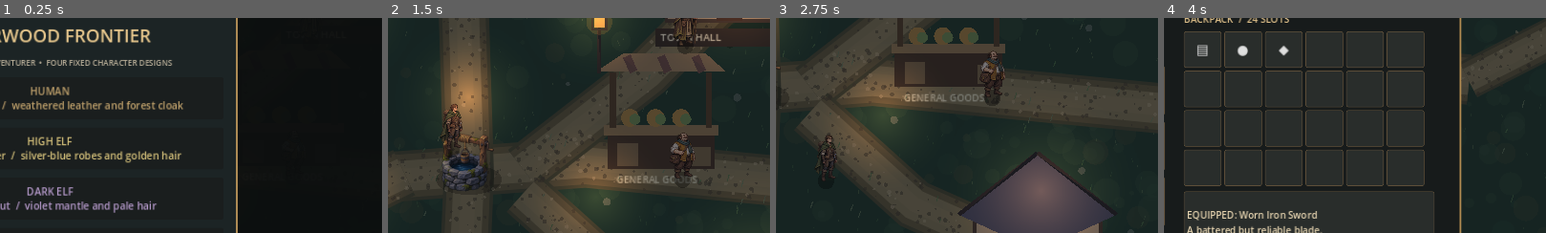
Above: before the commit, frames 1-4 (left to right).
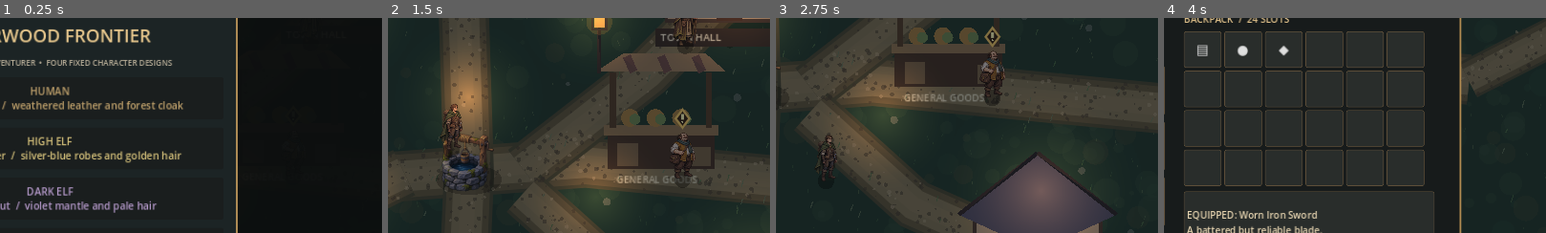
Above: after the commit, the same moments.

Repository: bhubler/elderwood-frontier-pc
Game: Godot game, scene res://scenes/world.tscn
Same seed, same stepped clock (60 frames per second), same inputs: the game is played once before the commit and once after it.
Inputs (mouse positions are % of the whole screen's width and height, from its top left):
- Up to frame 1 (0.25 s): no input
- Up to frame 2 (1.5 s): click "HUMAN Frontier traveler / wea…" at 0.5 s; tap Enter at 1.25 s; move the mouse to (72, 45) at 1.27 s; hold D from 1.28 s (still down); tap N at 1.35 s; click (72, 45) at 1.42 s
- Up to frame 3 (2.75 s): tap Space at 1.52, 2.27 s; move the mouse to (30, 55) at 2.02 s; release D at 2.03 s; hold S from 2.03 s (still down); tap Shift at 2.1 s
- Up to frame 4 (4 s): move the mouse to (60, 28) at 2.77 s; release S at 2.78 s; hold D 2.78-3.5 s; tap I at 2.85 s; click "⚔" at 3.5 s
The pictures show only the part of the screen within x 44-94%, y 20-70%; the shares and areas given below are measured in that part.

The runs differ from the first frame. In frame 2, 0.2% of the frame differs, in the area x 75-80%, y 41-52%; in frame 3, 0.2%; in frame 4, nothing differs.

Commit message:
Animate the Human sword swing, open Pinewood trails, and mark quest givers

Diff:
--- a/scripts/pinewood_forest.gd
+++ b/scripts/pinewood_forest.gd
@@ -65,20 +65,35 @@
 	swing_overlay.z_index = 11
 	swing_overlay.draw.connect(_draw_swing)
 	add_child(swing_overlay)
+	_place_trees()
+	_load_wilderness_art()
+	_spawn_wolf(Vector2(-357, 127), 0)
+	_spawn_wolf(Vector2(170, -250), 1)
+
+func _place_trees() -> void:
 	var rng := RandomNumberGenerator.new()
 	rng.seed = 41072
+	var candidates: Array[Vector2] = []
+	var clear_of_trails: Array[Vector2] = []
+	var overhanging_trails: Array[Vector2] = []
 	for i in range(390):
 		var p := Vector2(rng.randf_range(-875.0, 875.0), rng.randf_range(-585.0, 852.0))
 		if Layout.near_route(p, [ROAD], 91.0) or Layout.near_route(p, [CLEARING], 74.0):
 			continue
-		if p.distance_to(Vector2(170, -250)) < 93.0 or not Layout.has_trunk_clearance(p, trees):
+		if p.distance_to(Vector2(170, -250)) < 93.0 or not Layout.has_trunk_clearance(p, candidates):
 			continue
-		trees.append(p)
+		candidates.append(p)
+		# Tall canopy artwork rises above the trunk and can cover the road behind it.
+		var canopy := p + Vector2(0, -105)
+		if Layout.near_route(canopy, [ROAD], 126.0) or Layout.near_route(canopy, [CLEARING], 105.0):
+			overhanging_trails.append(p)
+		else:
+			clear_of_trails.append(p)
+	var ranked := clear_of_trails + overhanging_trails
+	trees.assign(ranked.slice(0, roundi(candidates.size() * 0.5)))
+	for p in trees:
 		WorldCollision.circle(self, "PineTrunk", p, 12.0)
 	trees.sort_custom(func(a: Vector2, b: Vector2) -> bool: return a.y < b.y)
-	_load_wilderness_art()
-	_spawn_wolf(Vector2(-357, 127), 0)
-	_spawn_wolf(Vector2(170, -250), 1)
 
 func _load_wilderness_art() -> void:
 	if ResourceLoader.exists(WildernessTerrain.TILESET_PATH):
@@ -171,7 +186,7 @@
 		var nearest := _nearby_wolf()
 		if nearest != null:
 			swing_direction = _player_feet().direction_to(nearest.position)
-	player.play_strike(swing_direction)
+	player.play_strike(swing_direction, true)
 
 func _player_feet() -> Vector2:
 	return to_local(player.global_position) + Vector2(0, 16)
@@ -381,7 +396,7 @@
 		var radius := lerpf(11.0, 4.0, cast_windup / CAST_WINDUP_TIME)
 		swing_overlay.draw_circle(orb, radius, Color(1.0, 0.38, 0.08, 0.6))
 		swing_overlay.draw_circle(orb, radius * 0.45, Color("#ffd68c"))
-	if swing_effect > 0.0:
+	if swing_effect > 0.0 and not player.is_showing_sword_strike():
 		var angle := swing_direction.angle()
 		var opacity := swing_effect / 0.16
 		var armed: bool = not player.equipped_weapon.is_empty()
--- a/scripts/player.gd
+++ b/scripts/player.gd
@@ -16,7 +16,13 @@
 var equipped_weapon := ""
 var equipped_armor := "cloak"
 const STRIKE_DURATION := 0.34
+const SWORD_SWING_ART := preload("res://art/characters/original/human_sword_swing.png")
+const SWORD_FRAME_SIZE := 112
+const SWORD_ART_BODY_HEIGHT := 88.0
+const SWORD_ART_FEET := 101.0
 var strike_time := 0.0
+var sword_strike := false
+var sword_sprite: Sprite2D
 var hurt_time := 0.0
 var strike_direction := Vector2.DOWN
 var attack_bonus := 0
@@ -131,6 +137,15 @@
     race_sprite.name = "OriginalRaceArtwork"
     race_sprite.texture_filter = CanvasItem.TEXTURE_FILTER_NEAREST
     add_child(race_sprite)
+    sword_sprite = Sprite2D.new()
+    sword_sprite.name = "HumanSwordSwing"
+    sword_sprite.texture = SWORD_SWING_ART
+    sword_sprite.texture_filter = CanvasItem.TEXTURE_FILTER_NEAREST
+    sword_sprite.region_enabled = true
+    sword_sprite.region_filter_clip_enabled = true
+    sword_sprite.centered = false
+    sword_sprite.hide()
+    add_child(sword_sprite)
     _refresh_character_appearance()
     _build_race_selection()
 
@@ -268,9 +283,38 @@
     selection_layer.hide()
     _refresh_character_appearance()
 
-func play_strike(direction: Vector2) -> void:
+func play_strike(direction: Vector2, melee := false) -> void:
     strike_direction = direction
     strike_time = STRIKE_DURATION
+    sword_strike = melee and equipped_weapon == "rusty_sword"
+    _update_sword_sprite()
+
+func is_showing_sword_strike() -> bool:
+    return strike_time > 0.0 and sword_strike and race == "Human" and race_sprite.visible
+
+func _update_sword_sprite() -> void:
+    sword_sprite.visible = is_showing_sword_strike()
+    if not sword_sprite.visible:
+        return
+    var elapsed := STRIKE_DURATION - strike_time
+    # Show the contact frame as melee damage resolves, then follow through and recover.
+    var frame := 0
+    if elapsed >= 0.25:
+        frame = 3
+    elif elapsed >= 0.17:
+        frame = 2
+    elif elapsed >= 0.10:
+        frame = 1
+    var row := 1 if strike_direction.y < -0.32 else 0
+    sword_sprite.region_rect = Rect2(frame * SWORD_FRAME_SIZE, row * SWORD_FRAME_SIZE,
+        SWORD_FRAME_SIZE, SWORD_FRAME_SIZE)
+    var scale_factor := character_art_height / SWORD_ART_BODY_HEIGHT
+    sword_sprite.scale = Vector2.ONE * scale_factor
+    sword_sprite.position = Vector2(-SWORD_FRAME_SIZE * 0.5 * scale_factor,
+        RACE_ART_FEET_Y - SWORD_ART_FEET * scale_factor)
+    sword_sprite.flip_h = strike_direction.x < 0.0
+    sword_sprite.self_modulate = Color("#ff9e92") if hurt_time > 0.0 else Color.WHITE
+    race_sprite.self_modulate.a = 0.0
 
 func play_hurt() -> void:
     hurt_time = 0.22
@@ -335,6 +379,7 @@
     _animate_race_art(moving)
     _animate_necromancer(delta, moving)
     _animate_combat_pose()
+    _update_sword_sprite()
     queue_redraw()
 
 func _draw() -> void:
--- a/scripts/village_interactions.gd
+++ b/scripts/village_interactions.gd
@@ -155,6 +155,8 @@
     if not quest_offer.visible or road_quest != RoadQuest.OFFERED:
         return
     road_quest = RoadQuest.ACTIVE
+    if is_instance_valid(speaker):
+        speaker.quest_available = false
     _close_quest_offer()
     var already_clear := is_instance_valid(forest) and forest.wolves.is_empty()
     var objective := "Talk to Pip to collect your reward." if already_clear else "Take the north trail into Pinewood Forest."
@@ -332,6 +334,7 @@
     for person in people:
         var npc := VillageNPC.new()
         npc.name = str(person["name"])
+        npc.quest_available = npc.name == &"Pip" and road_quest == RoadQuest.OFFERED
         npc.position = person["pos"]
         npc.z_index = 8
         npc.artwork_height = player.character_art_height
--- a/scripts/village_npc.gd
+++ b/scripts/village_npc.gd
@@ -13,6 +13,10 @@
 var walk_speed := 45.0
 var pause_time := 0.0
 var talking := false
+var quest_available := false:
+    set(value):
+        quest_available = value
+        queue_redraw()
 
 var artwork: Sprite2D
 var next_stop := 0
@@ -77,6 +81,17 @@
 
 func _draw() -> void:
     draw_ellipse_shadow()
+    if quest_available:
+        var center := Vector2(0, 15.0 - artwork_height - 21.0)
+        var diamond := PackedVector2Array([
+            center + Vector2(0, -13), center + Vector2(10, 0),
+            center + Vector2(0, 13), center + Vector2(-10, 0)
+        ])
+        draw_colored_polygon(diamond, Color("#38271a"))
+        diamond.append(diamond[0])
+        draw_polyline(diamond, Color("#f2bb59"), 2.0, true)
+        draw_line(center + Vector2(0, -6), center + Vector2(0, 1), Color("#ffe793"), 3.0, true)
+        draw_circle(center + Vector2(0, 5), 1.5, Color("#ffe793"))
     if ART.has(name):
         return
     draw_circle(Vector2(0, -19), 11.0, Color("#c99a71"))
Binary file added: art/characters/original/human_sword_swing.png
Not shown, added: art/characters/original/human_sword_swing.png.import
